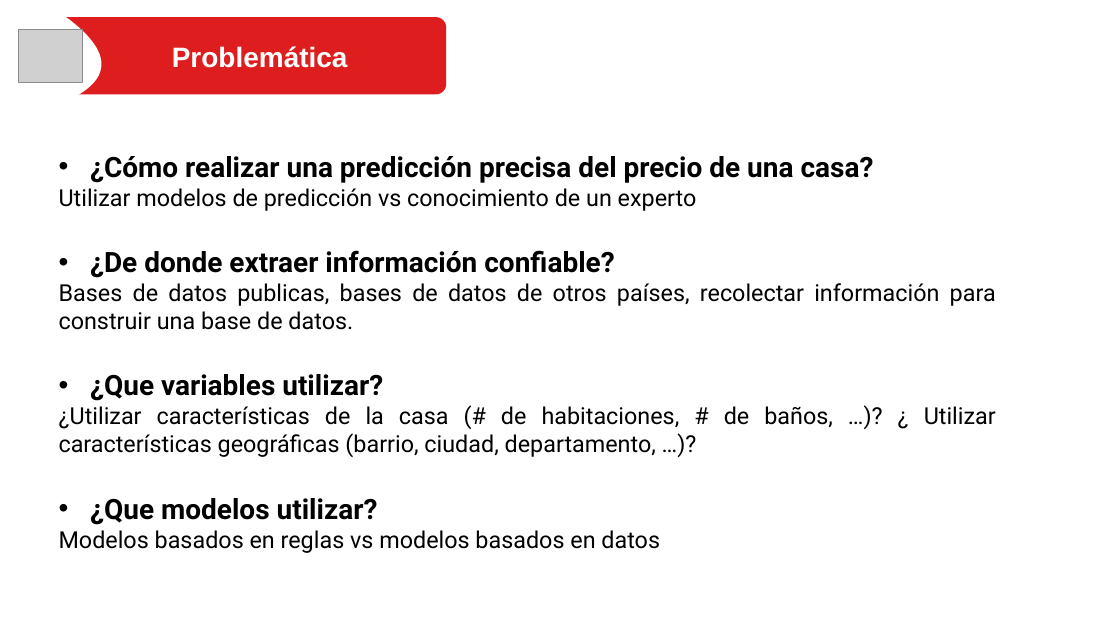
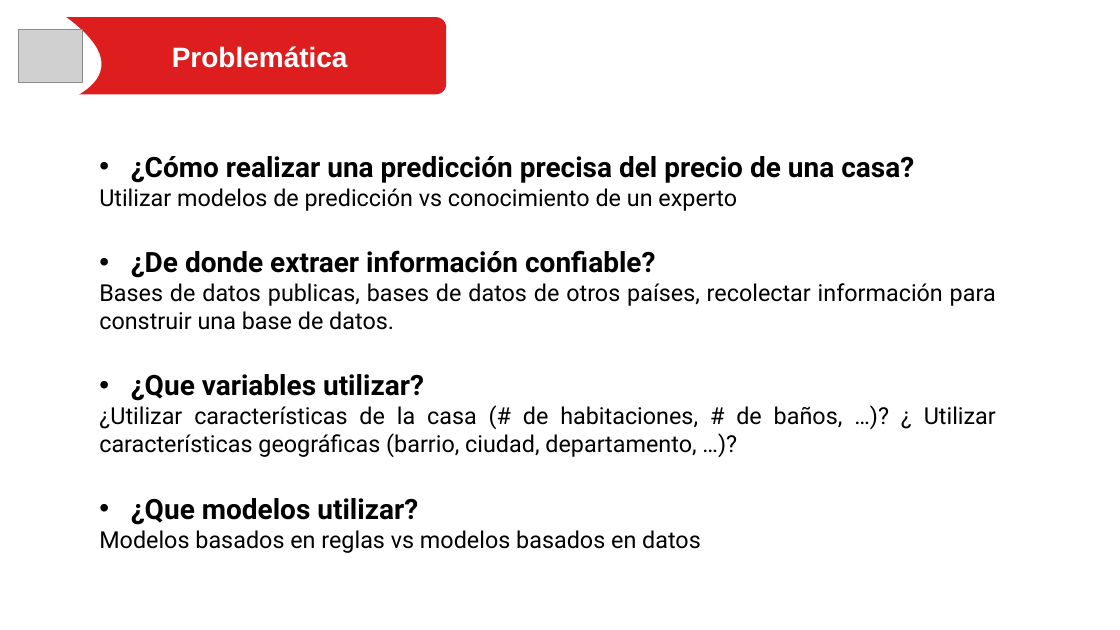
Before and after one commit to dfbaron/PruebaTecnicaDavivienda-DanielBaron, a slide deck: slide 5 of Prueba Científico de Datos.pptx. Drawn at 1120x630 pixels with LibreOffice and Linux fonts; fonts in the diff are those of the drawing; grey boxes stand for pictures. Boxes give left, top, right and bottom in pixels: in the first picture for what was removed or moved away, otherwise in the second. Text is boxed around its words. In the diff, an @@ line names an element or a change of style, - is before the commit and + after.

```diff
--- a/Prueba Científico de Datos.pptx
+++ b/Prueba Científico de Datos.pptx
@@ text "¿Cómo realizar una predicción precisa ..." rewrapped from (59,156,996,553) to (99,156,996,553) @@
```
Also in this commit, not shown: 10 other slides changed, 19 slides added, 7 other files.
